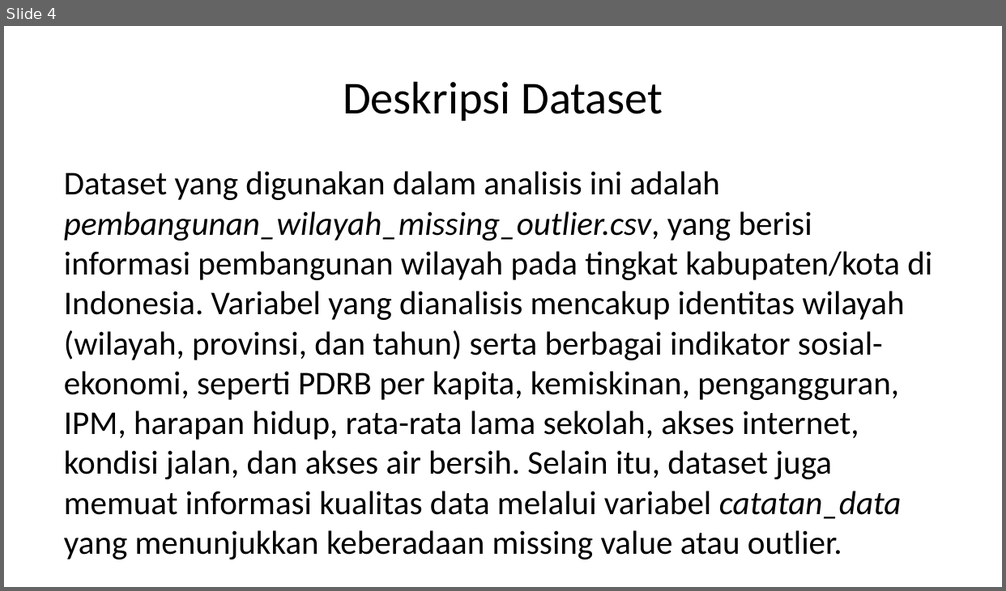
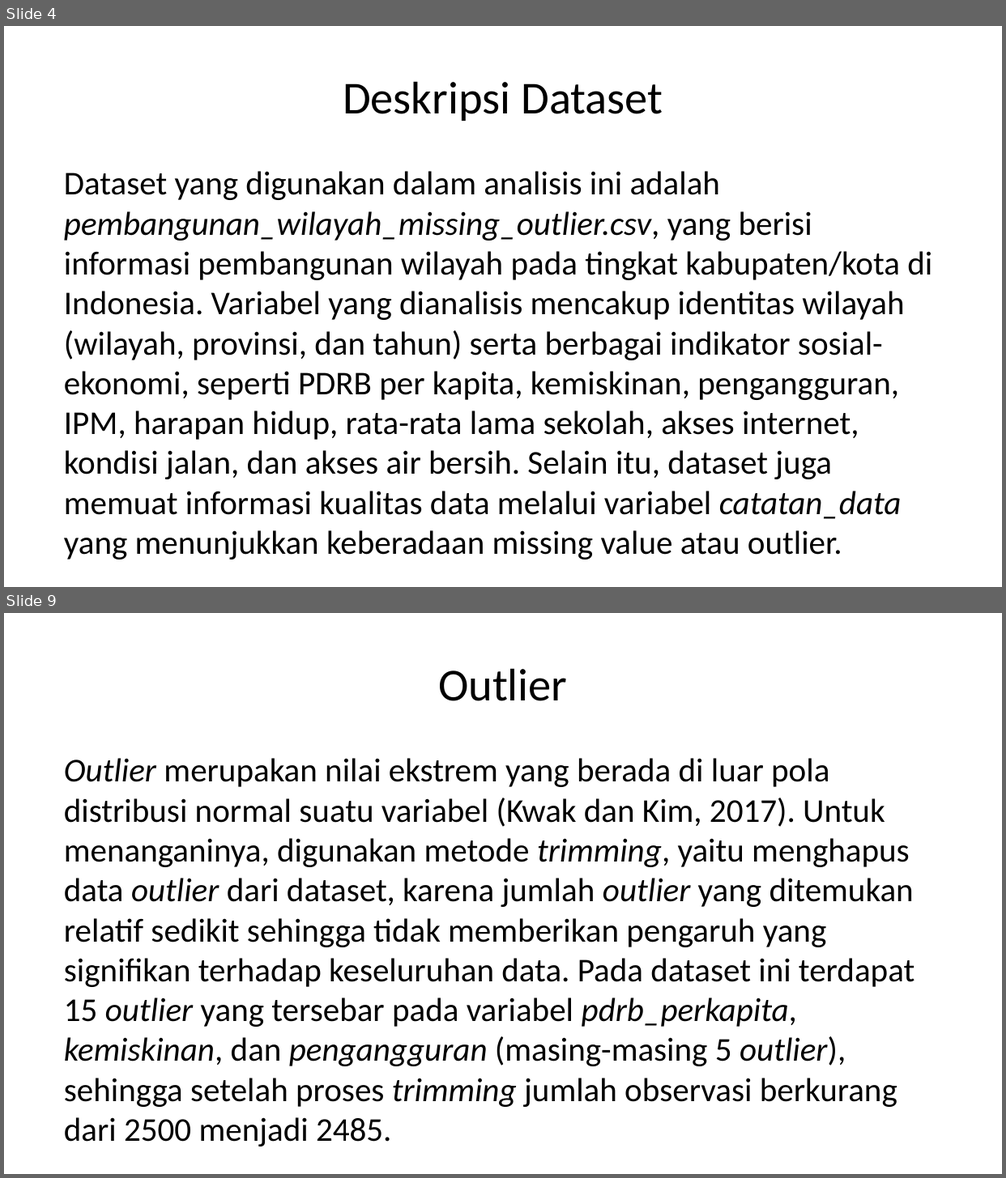
Before and after one commit to inbloom21/probstatproyekakhir, a slide deck: dokumen/PPT-Laporan.pptx. Shown one above the other, each under a label of ours: slide 4 before the commit, slides 4 and 9 after it; the slides between them are not shown. The pictures are 1006x591 and 1006x1178 pixels, drawn with LibreOffice and Linux fonts; fonts in the diff are those of the drawing. Boxes give left, top, right and bottom in pixels: in the first picture for what was removed or moved away, otherwise in the second. Text is boxed around its words. In the diff, an @@ line names an element or a change of style, - is before the commit and + after.

```diff
--- a/dokumen/PPT-Laporan.pptx
+++ b/dokumen/PPT-Laporan.pptx
@@ slide 9 added at (4, 613, 1002, 1174), background #FFFFFF @@
@@ title added at (438, 668, 567, 701), 33 pt, text #000000 @@
+Outlier
@@ text added at (64, 758, 914, 1107), 24 pt, text #000000 @@
+Outlier merupakan nilai ekstrem yang berada di luar pola distribusi normal suatu variabel (Kwak dan Kim, 2017). Untuk menanganinya, digunakan metode trimming, yaitu menghapus data outlier dari dataset, karena jumlah outlier yang ditemukan relatif sedikit sehingga tidak memberikan pengaruh yang signifikan terhadap keseluruhan data. Pada dataset ini terdapat 15 outlier yang tersebar pada variabel pdrb_perkapita, kemiskinan, dan pengangguran (masing-masing 5 outlier), sehingga setelah proses trimming jumlah observasi berkurang dari 2500 menjadi 2485.
```
Also in this commit, not shown: 12 other slides added, 1 slide removed, 1 other file.
